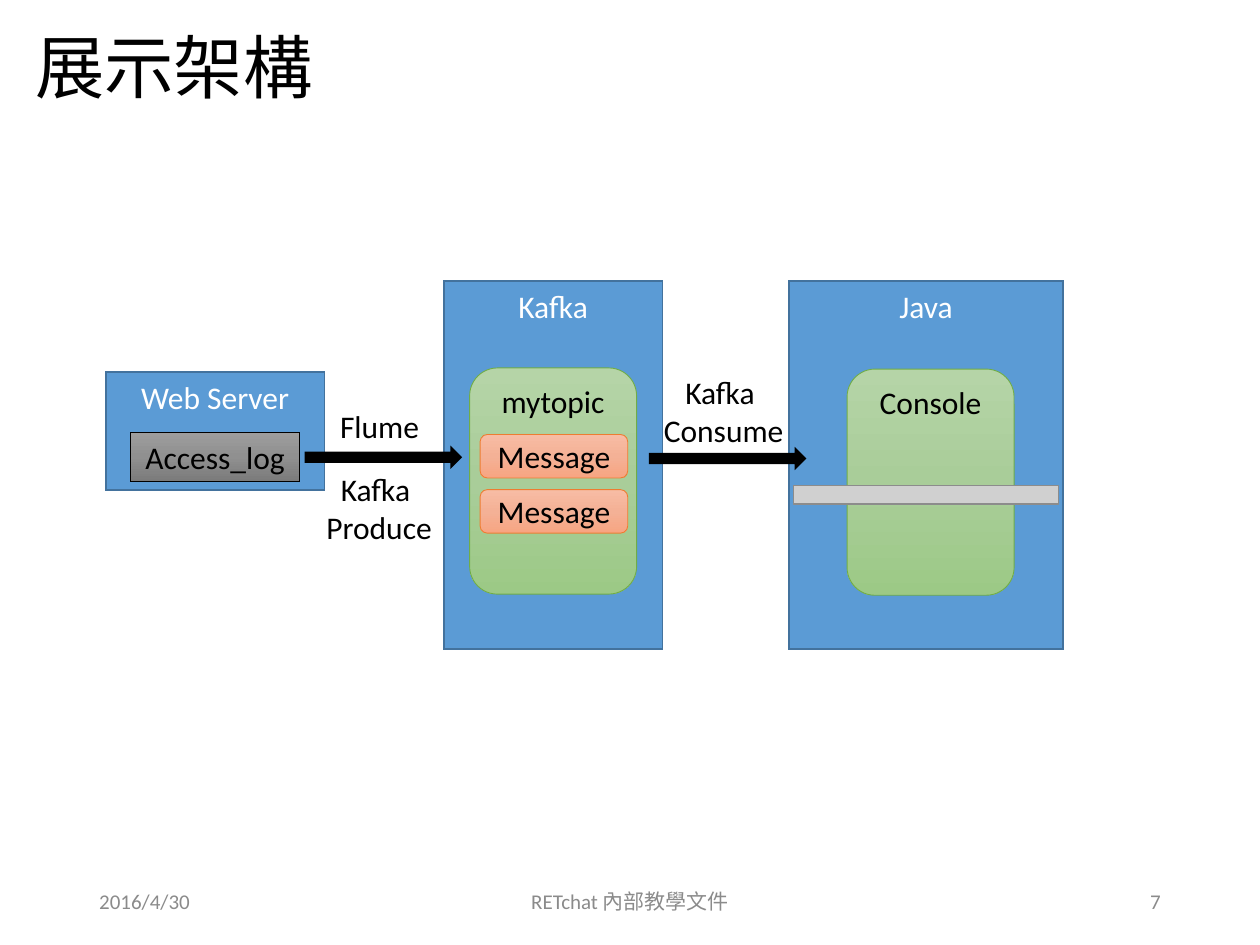
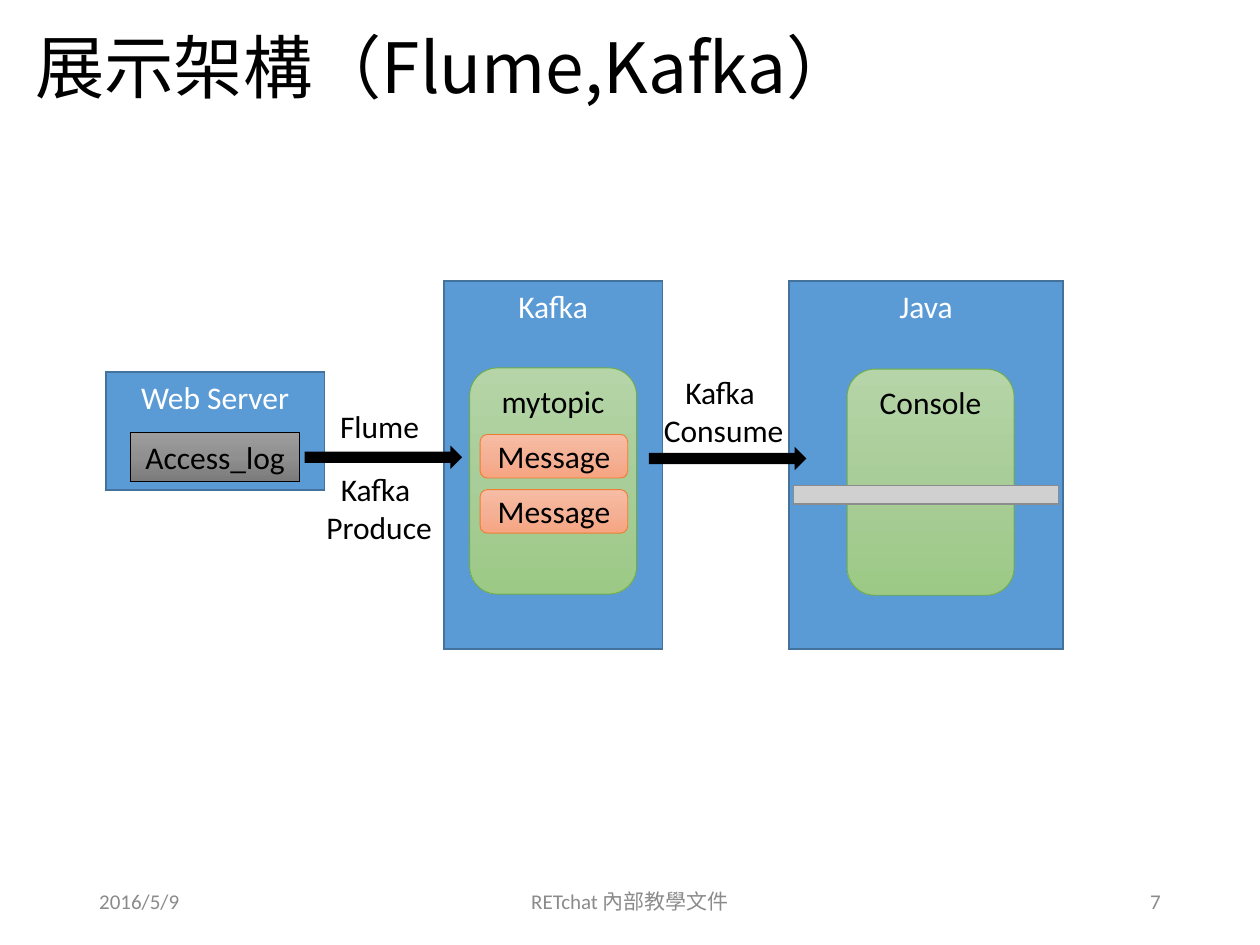
Before and after one commit to Aiden128/retchat-doc, a slide deck: slide 7 of Kafka/Kafka_20160430.pptx. Drawn at 1260x945 pixels with LibreOffice and Linux fonts; fonts in the diff are those of the drawing; grey boxes stand for pictures. Boxes give left, top, right and bottom in pixels: in the first picture for what was removed or moved away, otherwise in the second. Text is boxed around its words. In the diff, an @@ line names an element or a change of style, - is before the commit and + after.

Commit message:
Add Kafka integration  with Spark Streaming chapter.

```diff
--- a/Kafka/Kafka_20160430.pptx
+++ b/Kafka/Kafka_20160430.pptx
@@ title at (35, 34, 855, 106): text changed @@
-展示架構
+展示架構（Flume,Kafka）
@@ text at (99, 894, 179, 910): text changed @@
-2016/4/30
+2016/5/9
```
Also in this commit, not shown: 22 other slides changed, 1 slide added, 13 other files.
